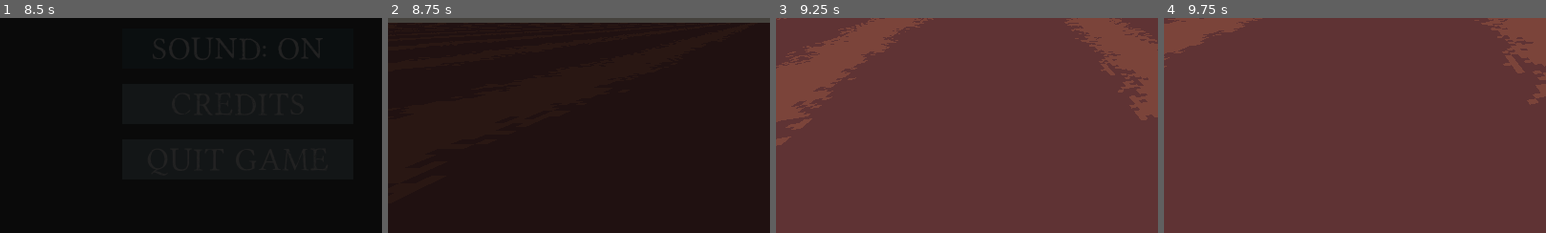
Above: before the commit, frames 1-4 (left to right).
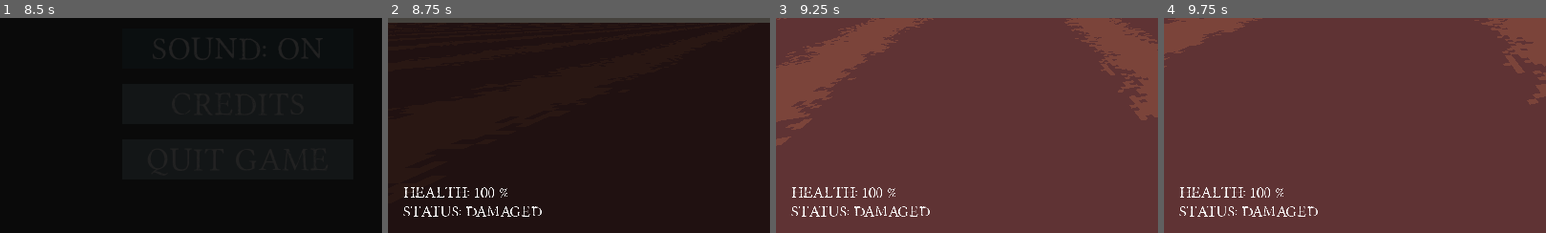
Above: after the commit, the same moments.

Repository: dzejpi/the-heat
Game: Godot game, scene res://scenes/SplashScene.tscn
The game is run twice, just before and just after one commit, with the same random seed, the same clock (stepped at 60 frames per second) and the same inputs.
Inputs (mouse positions are % of the whole screen's width and height, from its top left):
- Up to frame 1 (8.5 s): move the mouse to (72, 45) at 0.52 s; hold D (move_right) 0.53-1.28 s; tap Space (dialog_end) at 0.6, 2.1, 2.75, 3.6, 5.1, 5.75, 6.6 s; move the mouse to (30, 55) at 1.27 s; hold S (move_down) 1.28-2.03 s; tap Shift (move_sprint) every 1.5 s from 1.35 to 7.35 s; tap Enter at 2, 5 s; move the mouse to (60, 28) at 2.02 s; hold D (move_right) 2.03-2.78 s; move the mouse to (45, 70) at 2.77 s; hold W (move_up) 2.78-3.53 s; move the mouse to (80, 65) at 3.52 s; hold A (move_left) 3.53-5.03 s; move the mouse to (20, 35) at 4.27 s; move the mouse to (55, 50) at 5.02 s; hold S (move_down) 5.03-5.78 s; move the mouse to (35, 25) at 5.77 s; hold D (move_right) 5.78-6.53 s; move the mouse to (72, 45) at 6.52 s; hold W (move_up) 6.53-7.28 s; move the mouse to (30, 55) at 7.27 s; hold D (move_right) 7.28-8 s; click "New Game" at 8 s
- Up to frame 2 (8.75 s): no input
- Up to frame 3 (9.25 s): move the mouse to (52, 48) at 8.77 s; hold W (move_up) from 8.78 s (still down); tap Space (dialog_end) at 8.85 s
- Up to frame 4 (9.75 s): move the mouse to (49, 52) at 9.52 s; release W (move_up) at 9.53 s; hold A (move_left) from 9.53 s (still down); tap Shift (move_sprint) at 9.6 s
The pictures show only the part of the screen within x 0-50%, y 50-100%; the shares and areas given below are measured in that part.

Frame 1 is identical in both runs. In frame 2, 1.0% of the frame differs, in the area x 4-41%, y 78-93%; in frame 3, 0.9%; in frame 4, 0.9%.

Commit message:
Base crop sprite added, crops scene created.

Diff:
--- a/scenes/GameSceneOne.tscn
+++ b/scenes/GameSceneOne.tscn
@@ -6,6 +6,8 @@
 [ext_resource path="res://scenes/PlayerScene.tscn" type="PackedScene" id=4]
 [ext_resource path="res://scenes/EnvironmentScene.tscn" type="PackedScene" id=5]
 [ext_resource path="res://assets/visual/skybox/ase_skybox.png" type="Texture" id=6]
+[ext_resource path="res://scenes/SorghumScene.tscn" type="PackedScene" id=7]
+[ext_resource path="res://assets/fonts/portmanteau/portmanteau_regular.ttf" type="DynamicFontData" id=8]
 
 [sub_resource type="PanoramaSky" id=1]
 panorama = ExtResource( 6 )
@@ -14,6 +16,10 @@
 background_mode = 2
 background_sky = SubResource( 1 )
 ambient_light_color = Color( 1, 1, 1, 1 )
+
+[sub_resource type="DynamicFont" id=3]
+size = 24
+font_data = ExtResource( 8 )
 
 [node name="GameSceneOne" type="Spatial"]
 script = ExtResource( 3 )
@@ -26,8 +32,6 @@
 visible = false
 position = Vector2( 558, 272 )
 
-[node name="TransitionOverlay" parent="." instance=ExtResource( 2 )]
-
 [node name="Player" parent="." instance=ExtResource( 4 )]
 
 [node name="Environment" parent="." instance=ExtResource( 5 )]
@@ -35,3 +39,37 @@
 
 [node name="WorldEnvironment" type="WorldEnvironment" parent="."]
 environment = SubResource( 2 )
+
+[node name="Crops" type="Node" parent="."]
+
+[node name="Sorghum2" parent="Crops" instance=ExtResource( 7 )]
+transform = Transform( 3, 0, 0, 0, 3, 0, 0, 0, 3, 0.299, 0, 5 )
+
+[node name="Sorghum3" parent="Crops" instance=ExtResource( 7 )]
+transform = Transform( 3, 0, 0, 0, 3, 0, 0, 0, 3, -0.91995, 0, 6.06771 )
+
+[node name="Sorghum4" parent="Crops" instance=ExtResource( 7 )]
+transform = Transform( 3, 0, 0, 0, 3, 0, 0, 0, 3, -0.91995, 0, 1.09909 )
+
+[node name="Sorghum" parent="Crops" instance=ExtResource( 7 )]
+transform = Transform( 3, 0, 0, 0, 3, 0, 0, 0, 3, 0, 0, 4 )
+
+[node name="TransitionOverlay" parent="." instance=ExtResource( 2 )]
+
+[node name="UI" type="Node2D" parent="."]
+
+[node name="CropLabels" type="Node2D" parent="UI"]
+position = Vector2( 32, 800 )
+
+[node name="CropStatusLabel" type="Label" parent="UI/CropLabels"]
+margin_top = 40.0
+margin_right = 348.0
+margin_bottom = 70.0
+custom_fonts/font = SubResource( 3 )
+text = "Status: DAMAGED"
+
+[node name="CropHealthLabel" type="Label" parent="UI/CropLabels"]
+margin_right = 348.0
+margin_bottom = 30.0
+custom_fonts/font = SubResource( 3 )
+text = "Health: 100 %"
--- /dev/null
+++ b/scenes/SorghumScene.tscn
@@ -0,0 +1,21 @@
+[gd_scene load_steps=4 format=2]
+
+[ext_resource path="res://assets/visual/crops/ase_crops_sorghum_fresh.png" type="Texture" id=1]
+[ext_resource path="res://scripts/SorghumScript.gd" type="Script" id=2]
+
+[sub_resource type="CylinderShape" id=1]
+height = 1.25
+radius = 0.299357
+
+[node name="Sorghum" type="Area"]
+transform = Transform( 3, 0, 0, 0, 3, 0, 0, 0, 3, 0, 0, 0 )
+script = ExtResource( 2 )
+
+[node name="SorghumPlantSprite" type="Sprite3D" parent="."]
+offset = Vector2( 0, 128 )
+billboard = 2
+texture = ExtResource( 1 )
+
+[node name="CollisionShape" type="CollisionShape" parent="."]
+transform = Transform( 1, 0, 0, 0, 1, 0, 0, 0, 1, 0, 0.648489, 0 )
+shape = SubResource( 1 )
--- /dev/null
+++ b/scripts/SorghumScript.gd
@@ -0,0 +1,16 @@
+extends Area
+
+
+# Declare member variables here. Examples:
+# var a = 2
+# var b = "text"
+
+
+# Called when the node enters the scene tree for the first time.
+func _ready():
+	pass # Replace with function body.
+
+
+# Called every frame. 'delta' is the elapsed time since the previous frame.
+#func _process(delta):
+#	pass
Binary file added: assets/visual/crops/ase_crops_assets.aseprite
Binary file added: assets/visual/crops/ase_crops_sorghum_fresh.png
Not shown, added: assets/visual/crops/ase_crops_sorghum_fresh.png.import
Not shown: 1 places in scenes/GameSceneOne.tscn that only renumber resources
